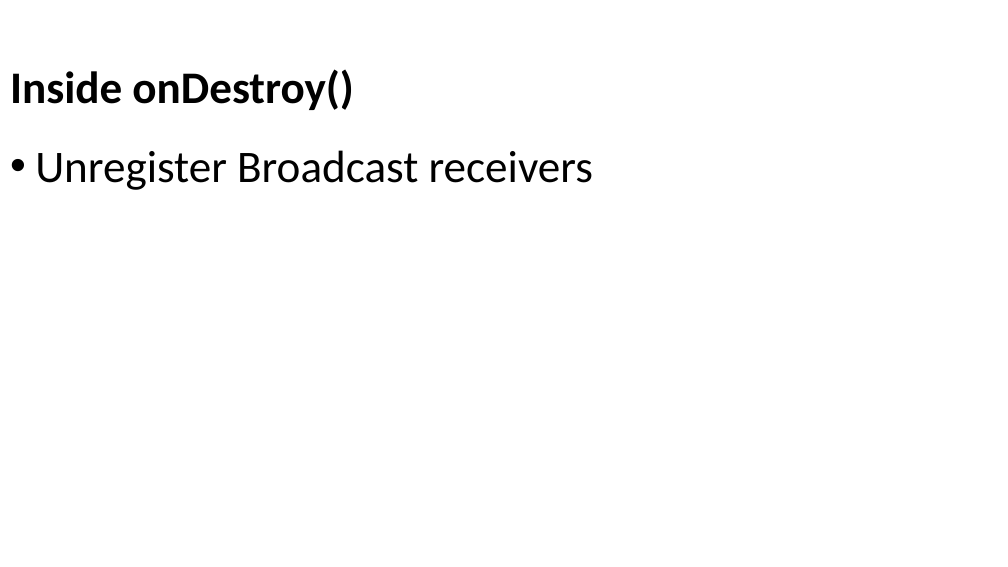
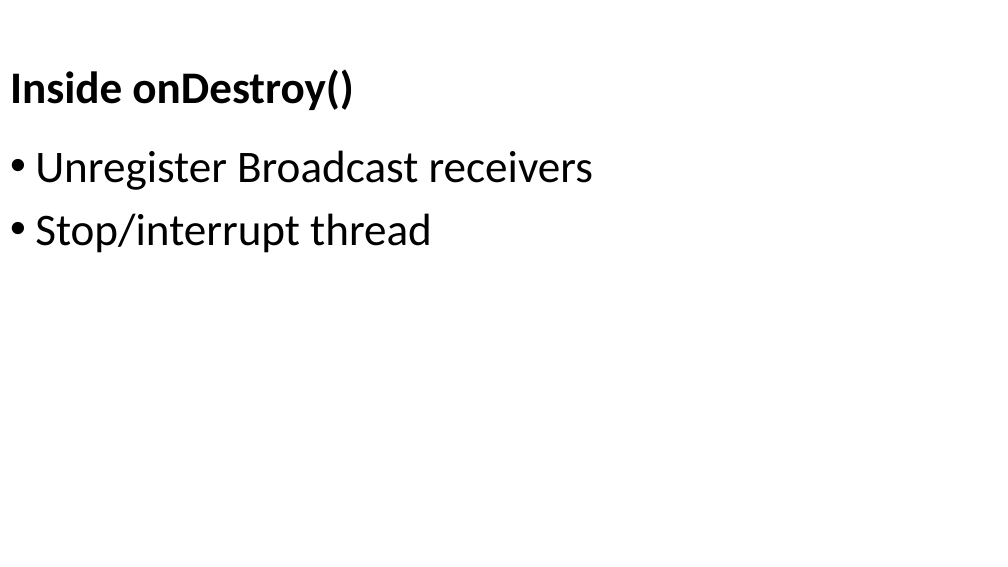
Before and after one commit to Batch-xx/Android-Lunch-Learn, a slide deck: slide 11 of slides/Services_Settings.pptx. Drawn at 1008x567 pixels with LibreOffice and Linux fonts; fonts in the diff are those of the drawing; background and template pictures are left out. Boxes give left, top, right and bottom in pixels: in the first picture for what was removed or moved away, otherwise in the second. Text is boxed around its words. In the diff, an @@ line names an element or a change of style, - is before the commit and + after.

```diff
--- a/slides/Services_Settings.pptx
+++ b/slides/Services_Settings.pptx
@@ text at (35,213,432,253): paragraph added @@
+• Stop/interrupt thread
```
Also in this commit, not shown: 1 other slide changed, 1 slide added, 3 other files.
